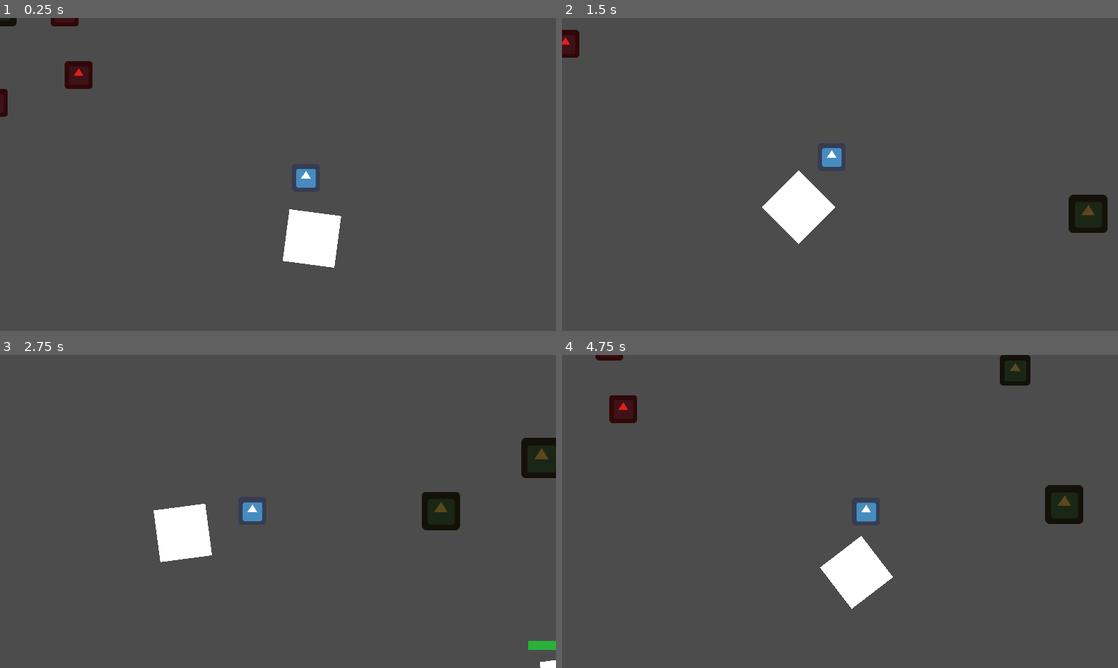
Above: before the commit, frames 1-4 (two rows, left to right).
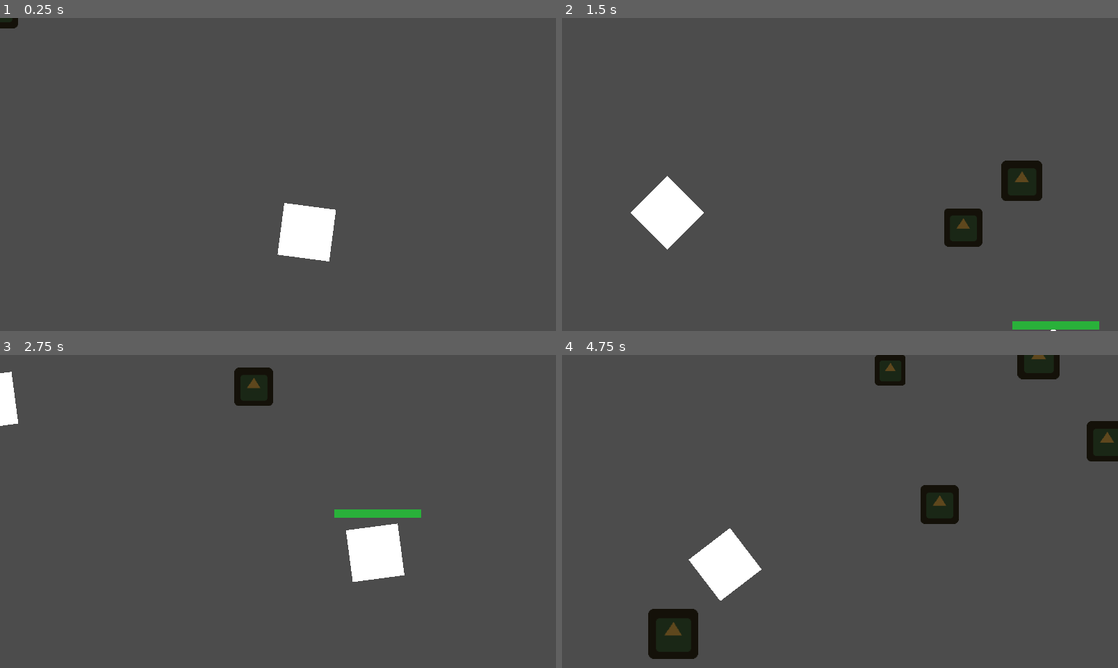
Above: after the commit, the same moments.

Repository: DissonantVoid/ludum-dare-52
Game: Godot game, scene res://game/main.tscn
Same seed, same stepped clock (60 frames per second), same inputs: the game is played once before the commit and once after it. This scene is started directly instead of the project's main scene. The engine's default icon, where the game draws it, is replaced by a stand-in: a white triangle on a blue panel in a dark square.
Inputs (mouse positions are in pixels of both pictures, inside the frame that each line leads up to):
- Up to frame 1 (0.25 s): no input
- Up to frame 2 (1.5 s): tap Enter at 0.5 s; move the mouse to (962, 158) at 0.52 s; hold Right (ui_right) 0.53-1.28 s; click (962, 158) at 0.6 s; move the mouse to (728, 190) at 1.27 s; hold Down (ui_down) from 1.28 s (still down); click (728, 190) at 1.35 s
- Up to frame 3 (2.75 s): move the mouse to (333, 442) at 2.02 s; release Down (ui_down) at 2.03 s; hold Right (ui_right) from 2.03 s (still down); click (333, 442) at 2.1 s
- Up to frame 4 (4.75 s): move the mouse to (812, 574) at 2.77 s; release Right (ui_right) at 2.78 s; hold Up (ui_up) 2.78-3.53 s; click (812, 574) at 2.85 s; move the mouse to (1006, 558) at 3.52 s; hold Left (ui_left) from 3.53 s (still down); click (1006, 558) at 3.6 s; move the mouse to (673, 464) at 4.27 s; click (673, 464) at 4.35 s

The runs differ from the first frame. In frame 1, 1.6% of the frame differs, in the area x 0-62%, y 0-80%; in frame 2, 6.7%; in frame 3, 6.9%; in frame 4, 9.0%, in the area x 6-100%, y 0-98%.

Commit message:
conflict fixed!

Diff:
--- a/game/Actors/Actor.gd
+++ b/game/Actors/Actor.gd
@@ -2,11 +2,8 @@
 
 class_name Actor
 
-# Called when the node enters the scene tree for the first time.
-func _ready():
-	pass # Replace with function body.
 
+var _health : int = 100
 
-# Called every frame. 'delta' is the elapsed time since the previous frame.
-#func _process(delta):
-#	pass
+func take_damage():
+	pass
--- a/game/DUMMY.gd
+++ /dev/null
@@ -1,20 +0,0 @@
-extends Node2D
-
-# this is a dummy player for testing untill Dracuwump
-# pushes his player object to github
-
-var _speed : float = 120
-
-func _physics_process(delta):
-	var direction : Vector2
-
-	if Input.is_key_pressed(KEY_UP):
-		direction.y -= 1
-	if Input.is_key_pressed(KEY_DOWN):
-		direction.y += 1
-	if Input.is_key_pressed(KEY_LEFT):
-		direction.x -= 1
-	if Input.is_key_pressed(KEY_RIGHT):
-		direction.x += 1
-
-	global_position += _speed * direction * delta
--- a/game/UI/TitleScreen.gd
+++ b/game/UI/TitleScreen.gd
@@ -1,10 +1,4 @@
 extends MarginContainer
-
-var _credits_block = preload("res://game/UI/CreditsScreen.tscn")
-
-# Called when the node enters the scene tree for the first time.
-func _ready():
-	pass # Replace with function body.
 
 onready var _credits_panel : PanelContainer = $MarginContainer2/Credits
 
@@ -13,15 +7,8 @@
 func _on_start_pressed():
 	SceneManager.change_scene("res://game/main.tscn")
 
-
-# Called every frame. 'delta' is the elapsed time since the previous frame.
-#func _process(delta):
-#	pass
-
-
-func _on_Credits_pressed():
-	var _credits_screen = _credits_block.instance()
-	add_child(_credits_screen)
+func _on_tutorial_pressed():
+	pass
 
 func _on_credits_pressed():
 	_credits_panel.show()
--- a/game/UI/TitleScreen.tscn
+++ b/game/UI/TitleScreen.tscn
@@ -1,46 +1,207 @@
-[gd_scene load_steps=3 format=2]
-
-[ext_resource path="res://game/splash.tscn" type="PackedScene" id=1]
+[gd_scene load_steps=12 format=2]
+
+[ext_resource path="res://assets/fonts/bodoni/BodoniFLF-Roman.ttf" type="DynamicFontData" id=1]
 [ext_resource path="res://game/UI/TitleScreen.gd" type="Script" id=2]
-
-[node name="TitleScreen" type="Control"]
+[ext_resource path="res://assets/fonts/bodoni/BodoniFLF-Bold.ttf" type="DynamicFontData" id=3]
+
+[sub_resource type="DynamicFont" id=1]
+size = 40
+outline_size = 1
+font_data = ExtResource( 3 )
+
+[sub_resource type="StyleBoxFlat" id=8]
+bg_color = Color( 1, 1, 1, 1 )
+draw_center = false
+border_width_bottom = 4
+
+[sub_resource type="DynamicFont" id=2]
+size = 19
+font_data = ExtResource( 1 )
+
+[sub_resource type="StyleBoxFlat" id=3]
+bg_color = Color( 0.603922, 0.74902, 0.603922, 1 )
+border_width_left = 1
+border_width_top = 1
+border_width_right = 1
+border_width_bottom = 1
+border_color = Color( 0.603922, 0.74902, 0.603922, 1 )
+corner_radius_top_left = 2
+corner_radius_top_right = 2
+corner_radius_bottom_right = 2
+corner_radius_bottom_left = 2
+
+[sub_resource type="StyleBoxFlat" id=4]
+bg_color = Color( 0.223529, 0.333333, 0.223529, 1 )
+border_width_left = 1
+border_width_top = 1
+border_width_right = 1
+border_width_bottom = 1
+border_color = Color( 0.348625, 0.469727, 0.348625, 1 )
+corner_radius_top_left = 2
+corner_radius_top_right = 2
+corner_radius_bottom_right = 2
+corner_radius_bottom_left = 2
+
+[sub_resource type="StyleBoxFlat" id=7]
+bg_color = Color( 0.360784, 0.211765, 0.211765, 1 )
+corner_radius_top_left = 8
+corner_radius_top_right = 8
+corner_radius_bottom_right = 8
+corner_radius_bottom_left = 8
+
+[sub_resource type="DynamicFont" id=5]
+size = 30
+font_data = ExtResource( 3 )
+
+[sub_resource type="DynamicFont" id=6]
+size = 22
+font_data = ExtResource( 1 )
+
+[node name="TitleScreen" type="MarginContainer"]
 anchor_right = 1.0
 anchor_bottom = 1.0
 script = ExtResource( 2 )
 
-[node name="Label" type="Label" parent="."]
-margin_right = 40.0
-margin_bottom = 14.0
-
-[node name="ButtonsContainer" type="VBoxContainer" parent="."]
-margin_left = 385.0
-margin_top = 402.0
-margin_right = 851.0
-margin_bottom = 649.0
-
-[node name="Button" type="Button" parent="ButtonsContainer"]
-margin_right = 466.0
-margin_bottom = 20.0
-text = "Start Game"
-
-[node name="Button2" type="Button" parent="ButtonsContainer"]
-margin_top = 24.0
-margin_right = 466.0
-margin_bottom = 44.0
-
-[node name="Button3" type="Button" parent="ButtonsContainer"]
-margin_top = 48.0
-margin_right = 466.0
-margin_bottom = 68.0
+[node name="Background" type="ColorRect" parent="."]
+margin_right = 640.0
+margin_bottom = 360.0
+color = Color( 0.152941, 0.141176, 0.141176, 1 )
+
+[node name="MarginContainer2" type="MarginContainer" parent="."]
+margin_right = 640.0
+margin_bottom = 360.0
+custom_constants/margin_right = 10
+custom_constants/margin_top = 10
+custom_constants/margin_left = 10
+custom_constants/margin_bottom = 10
+
+[node name="MarginContainer" type="VBoxContainer" parent="MarginContainer2"]
+margin_left = 10.0
+margin_top = 10.0
+margin_right = 630.0
+margin_bottom = 350.0
+custom_constants/separation = 50
+
+[node name="Title" type="Label" parent="MarginContainer2/MarginContainer"]
+margin_right = 620.0
+margin_bottom = 47.0
+custom_colors/font_color = Color( 0.152941, 0.141176, 0.141176, 1 )
+custom_fonts/font = SubResource( 1 )
+custom_styles/normal = SubResource( 8 )
+text = "Solar Steamroller"
+align = 1
+
+[node name="VBoxContainer" type="VBoxContainer" parent="MarginContainer2/MarginContainer"]
+margin_left = 150.0
+margin_top = 97.0
+margin_right = 470.0
+margin_bottom = 340.0
+rect_min_size = Vector2( 320, 0 )
+size_flags_horizontal = 6
+size_flags_vertical = 3
+custom_constants/separation = 20
+
+[node name="Start" type="Button" parent="MarginContainer2/MarginContainer/VBoxContainer"]
+margin_right = 320.0
+margin_bottom = 25.0
+rect_min_size = Vector2( 0, 25 )
+focus_mode = 0
+mouse_default_cursor_shape = 2
+custom_colors/font_color = Color( 1, 1, 1, 1 )
+custom_colors/font_color_hover = Color( 0.223529, 0.333333, 0.223529, 1 )
+custom_colors/font_color_pressed = Color( 0.223529, 0.333333, 0.223529, 1 )
+custom_fonts/font = SubResource( 2 )
+custom_styles/hover = SubResource( 3 )
+custom_styles/pressed = SubResource( 3 )
+custom_styles/normal = SubResource( 4 )
+text = "Start"
+
+[node name="HowTo" type="Button" parent="MarginContainer2/MarginContainer/VBoxContainer"]
+margin_top = 45.0
+margin_right = 320.0
+margin_bottom = 70.0
+rect_min_size = Vector2( 0, 25 )
+focus_mode = 0
+mouse_default_cursor_shape = 2
+custom_colors/font_color = Color( 1, 1, 1, 1 )
+custom_colors/font_color_hover = Color( 0.223529, 0.333333, 0.223529, 1 )
+custom_colors/font_color_pressed = Color( 0.223529, 0.333333, 0.223529, 1 )
+custom_fonts/font = SubResource( 2 )
+custom_styles/hover = SubResource( 3 )
+custom_styles/pressed = SubResource( 3 )
+custom_styles/normal = SubResource( 4 )
+text = "How To Play"
+
+[node name="Credits" type="Button" parent="MarginContainer2/MarginContainer/VBoxContainer"]
+margin_top = 218.0
+margin_right = 320.0
+margin_bottom = 243.0
+rect_min_size = Vector2( 0, 25 )
+mouse_default_cursor_shape = 2
+size_flags_vertical = 10
+custom_colors/font_color = Color( 1, 1, 1, 1 )
+custom_colors/font_color_hover = Color( 0.223529, 0.333333, 0.223529, 1 )
+custom_colors/font_color_pressed = Color( 0.223529, 0.333333, 0.223529, 1 )
+custom_fonts/font = SubResource( 2 )
+custom_styles/hover = SubResource( 3 )
+custom_styles/pressed = SubResource( 3 )
+custom_styles/normal = SubResource( 4 )
 text = "Credits"
 
-[node name="Button4" type="Button" parent="ButtonsContainer"]
-margin_top = 72.0
-margin_right = 466.0
-margin_bottom = 92.0
-text = "Quit The Game"
-
-[node name="Splash" parent="." instance=ExtResource( 1 )]
+[node name="Credits" type="PanelContainer" parent="MarginContainer2"]
 visible = false
-
-[connection signal="pressed" from="ButtonsContainer/Button3" to="." method="_on_Credits_pressed"]
+margin_left = 10.0
+margin_top = 10.0
+margin_right = 630.0
+margin_bottom = 350.0
+custom_styles/panel = SubResource( 7 )
+
+[node name="RichTextLabel" type="RichTextLabel" parent="MarginContainer2/Credits"]
+margin_right = 620.0
+margin_bottom = 340.0
+custom_fonts/bold_font = SubResource( 5 )
+custom_fonts/normal_font = SubResource( 6 )
+bbcode_enabled = true
+bbcode_text = "[center][b]CREDITS[/b]
+
+[color=grey]Programming:[/color]
+WumpusThe19th
+
+[color=grey]Art:[/color]
+DecadeDecaf
+
+[color=grey]Music:[/color]
+DissonantVoid"
+text = "CREDITS
+
+Programming:
+WumpusThe19th
+
+Art:
+DecadeDecaf
+
+Music:
+DissonantVoid"
+
+[node name="Close" type="Button" parent="MarginContainer2/Credits"]
+margin_left = 288.0
+margin_top = 315.0
+margin_right = 331.0
+margin_bottom = 340.0
+rect_min_size = Vector2( 0, 25 )
+mouse_default_cursor_shape = 2
+size_flags_horizontal = 6
+size_flags_vertical = 10
+custom_colors/font_color = Color( 1, 1, 1, 1 )
+custom_colors/font_color_hover = Color( 0.223529, 0.333333, 0.223529, 1 )
+custom_colors/font_color_pressed = Color( 0.223529, 0.333333, 0.223529, 1 )
+custom_fonts/font = SubResource( 2 )
+custom_styles/hover = SubResource( 3 )
+custom_styles/pressed = SubResource( 3 )
+custom_styles/normal = SubResource( 4 )
+text = "Close"
+
+[connection signal="pressed" from="MarginContainer2/MarginContainer/VBoxContainer/Start" to="." method="_on_start_pressed"]
+[connection signal="pressed" from="MarginContainer2/MarginContainer/VBoxContainer/HowTo" to="." method="_on_tutorial_pressed"]
+[connection signal="pressed" from="MarginContainer2/MarginContainer/VBoxContainer/Credits" to="." method="_on_credits_pressed"]
+[connection signal="pressed" from="MarginContainer2/Credits/Close" to="." method="_on_close_credits_pressed"]
--- a/game/main.gd
+++ b/game/main.gd
@@ -3,7 +3,7 @@
 const _asteroide_scene : PackedScene = preload("res://game/objects/asteroide.tscn")
 
 onready var _asteroides_container : Node2D = $Asteroides
-onready var _player : Node2D = $DUMMY # TEMP
+onready var _player : Node2D = $PlayerShip
 
 const _start_asteroides : int = 12
 const _max_asteroide_distance : float = 1100.0 # respawn after they get this far from player
--- a/game/main.tscn
+++ b/game/main.tscn
@@ -1,12 +1,10 @@
-[gd_scene load_steps=8 format=2]
+[gd_scene load_steps=6 format=2]
 
 [ext_resource path="res://game/main.gd" type="Script" id=1]
 [ext_resource path="res://game/objects/enemy_star.tscn" type="PackedScene" id=2]
 [ext_resource path="res://game/objects/player_star.tscn" type="PackedScene" id=3]
 [ext_resource path="res://game/objects/player_camera.tscn" type="PackedScene" id=4]
-[ext_resource path="res://game/DUMMY.gd" type="Script" id=5]
-[ext_resource path="res://icon.png" type="Texture" id=6]
-[ext_resource path="res://game/objects/enemy_base.tscn" type="PackedScene" id=7]
+[ext_resource path="res://game/Actors/PlayerShip.tscn" type="PackedScene" id=5]
 
 [node name="Main" type="Node2D"]
 script = ExtResource( 1 )
@@ -29,21 +27,8 @@
 [node name="PlayerCamera" parent="." instance=ExtResource( 4 )]
 scale = Vector2( 1e-05, 1e-05 )
 
-[node name="DUMMY" type="Node2D" parent="."]
-position = Vector2( 320, 36 )
-script = ExtResource( 5 )
-
-[node name="Sprite" type="Sprite" parent="DUMMY"]
-texture = ExtResource( 6 )
-
-[node name="EnemyBass" parent="." instance=ExtResource( 7 )]
-position = Vector2( -235, -344 )
-
-[node name="EnemyBass2" parent="." instance=ExtResource( 7 )]
-position = Vector2( -398, -136 )
-
-[node name="EnemyBass3" parent="." instance=ExtResource( 7 )]
-position = Vector2( -203, -200 )
+[node name="PlayerShip" parent="." instance=ExtResource( 5 )]
+position = Vector2( 335, 54 )
 
 [node name="Asteroides" type="Node2D" parent="."]
 
--- a/game/objects/asteroide.gd
+++ b/game/objects/asteroide.gd
@@ -14,7 +14,7 @@
 	global_position += _direction * _speed * delta
 
 func _on_body_entered(body: Node) -> void:
-	if (body is preload("res://game/objects/enemy_base.gd")):
+	if body is preload("res://game/Actors/Actor.gd"):
 		# or body is player
 		body.take_damage()
 		_anim_player.play("destroyed")
--- a/game/objects/enemy_base.gd
+++ /dev/null
@@ -1,7 +0,0 @@
-extends KinematicBody2D
-
-
-var _health : int = 100
-
-func take_damage():
-	pass
--- a/game/objects/enemy_base.tscn
+++ /dev/null
@@ -1,13 +0,0 @@
-[gd_scene load_steps=3 format=2]
-
-[ext_resource path="res://icon.png" type="Texture" id=1]
-[ext_resource path="res://game/objects/enemy_base.gd" type="Script" id=2]
-
-[node name="EnemyBass" type="KinematicBody2D"]
-script = ExtResource( 2 )
-
-[node name="Sprite" type="Sprite" parent="."]
-modulate = Color( 0.882353, 0.12549, 0.12549, 1 )
-texture = ExtResource( 1 )
-
-[node name="CollisionShape2D" type="CollisionShape2D" parent="."]
--- a/game/objects/player_camera.gd
+++ b/game/objects/player_camera.gd
@@ -1,7 +1,6 @@
 extends Camera2D
 
-# THIS IS TEMPORARY
-onready var _player : Node2D = $"../DUMMY"
+onready var _player : Node2D = $"../PlayerShip"
 
 var _player_last_pos : Vector2 = Vector2.ZERO
 const _direction_offset : float = 80.0
Not shown, removed: game/UI/TitleScreen.gd.bak
